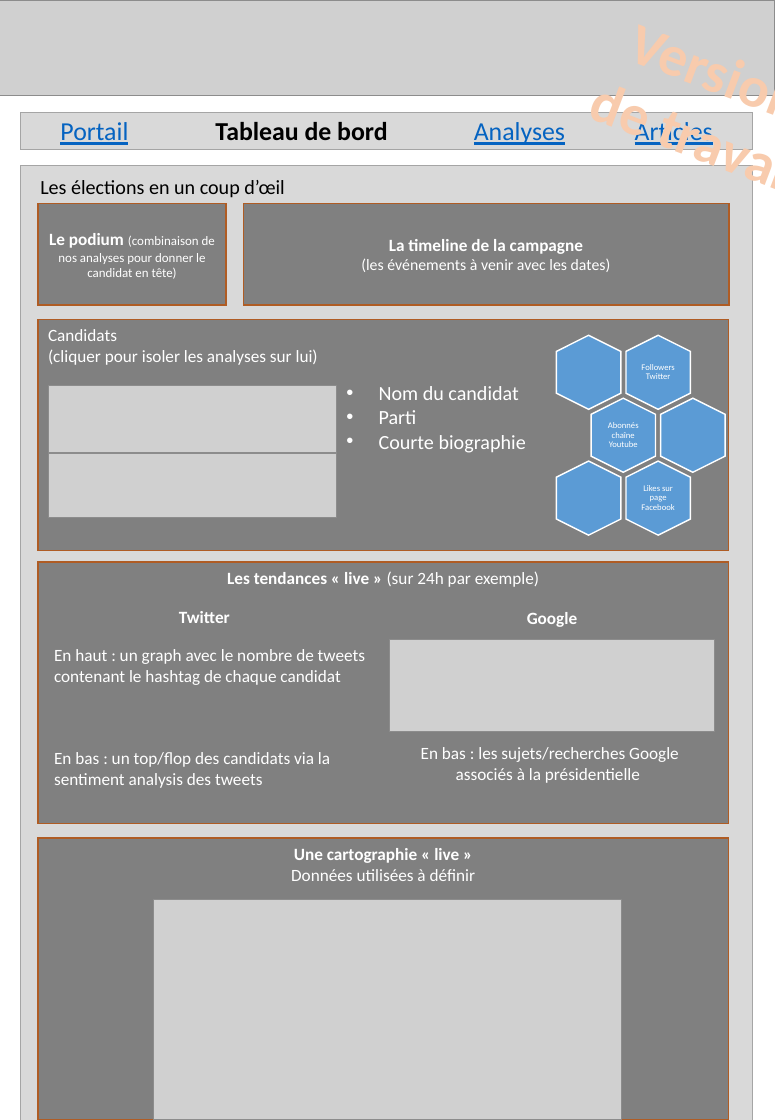
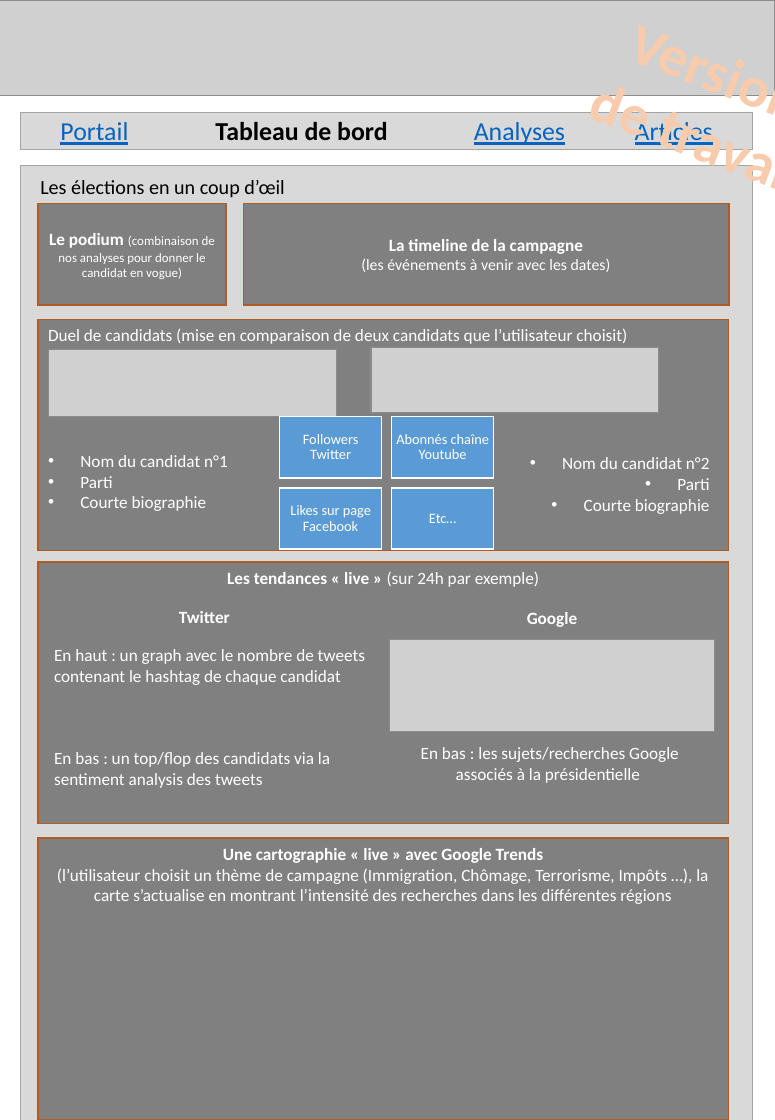
Before and after one commit to verycourt/Elections, a slide deck: slide 2 of Minisite/structure_minisite.pptx. Drawn at 775x1120 pixels with LibreOffice and Linux fonts; fonts in the diff are those of the drawing; grey boxes stand for pictures. Boxes give left, top, right and bottom in pixels: in the first picture for what was removed or moved away, otherwise in the second. Text is boxed around its words. In the diff, an @@ line names an element or a change of style, - is before the commit and + after.

Commit message:
ppt v2

```diff
--- a/Minisite/structure_minisite.pptx
+++ b/Minisite/structure_minisite.pptx
@@ text in rectangle at box(49, 233, 215, 279): text changed @@
-Le podium (combinaison de nos analyses pour donner le candidat en tête)
+Le podium (combinaison de nos analyses pour donner le candidat en vogue)
@@ text in rectangle at box(48, 328, 627, 344): text changed @@
-Candidats
-(cliquer pour isoler les analyses sur lui)
+Duel de candidats (mise en comparaison de deux candidats que l’utilisateur choisit)
@@ picture: place and size @@
-picture at box(49, 385, 336, 453)
+picture at box(49, 349, 336, 416)
@@ picture: place and size @@
-picture at box(49, 452, 336, 518)
+picture at box(371, 347, 658, 413)
@@ text "Followers Twitter": place and size @@
-text "Followers Twitter" at box(641, 364, 674, 379)
+text "Followers Twitter" at box(303, 434, 359, 459)
@@ text "Abonnés chaîne Youtube": place and size @@
-text "Abonnés chaîne Youtube" at box(608, 422, 639, 447)
+text "Abonnés chaîne Youtube" at box(396, 434, 489, 459)
@@ text "Nom du candidat n°1": place and size @@
-text "Nom du candidat n°1" at box(379, 386, 526, 453)
+text "Nom du candidat n°1" at box(80, 455, 228, 511)
@@ text at box(80, 455, 228, 467): text changed; size 14 to 12 pt @@
-• Nom du candidat
+• Nom du candidat n°1
@@ text at box(80, 476, 207, 511): size 14 to 12 pt in "Parti", "Courte biographie" @@
@@ group removed at box(557, 335, 725, 535): 6 hexagons @@
@@ text added at box(562, 457, 710, 514), 12 pt, text #FFFFFF @@
+• Nom du candidat n°2
+• Parti
+• Courte biographie
@@ size 6 to 10 pt; more space between paragraphs in 3 elements at box(396, 434, 489, 459), box(303, 434, 359, 459), box(290, 505, 371, 531) @@
@@ text "Likes sur page Facebook": place and size @@
-text "Likes sur page Facebook" at box(641, 485, 674, 510)
+text "Likes sur page Facebook" at box(290, 505, 371, 531)
@@ group added at box(280, 416, 494, 549): 4 rectangles, 1 text @@
+Etc…
@@ text in rectangle at box(57, 848, 708, 904): text changed @@
-Une cartographie « live »
-Données utilisées à définir
+Une cartographie « live » avec Google Trends
+(l’utilisateur choisit un thème de campagne (Immigration, Chômage, Terrorisme, Impôts …), la carte s’actualise en montrant l’intensité des recherches dans les différentes régions
@@ picture removed at box(154, 900, 621, 1120) @@
```
Also in this commit, not shown: 1 other slide changed, 2 other files.
